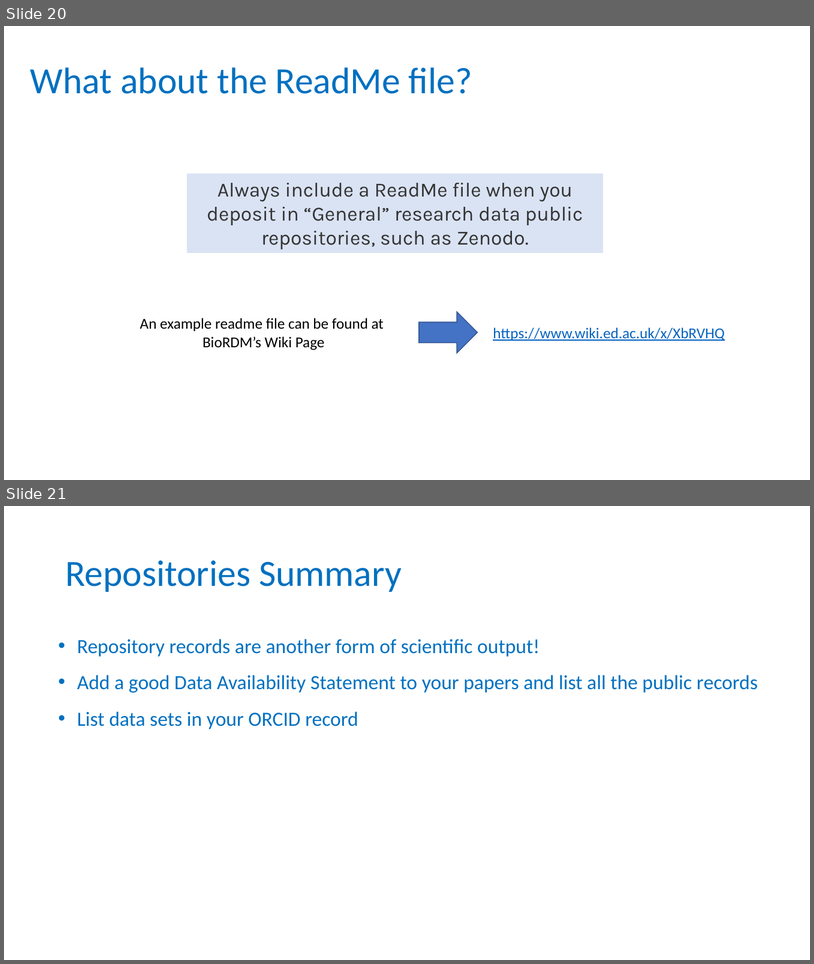
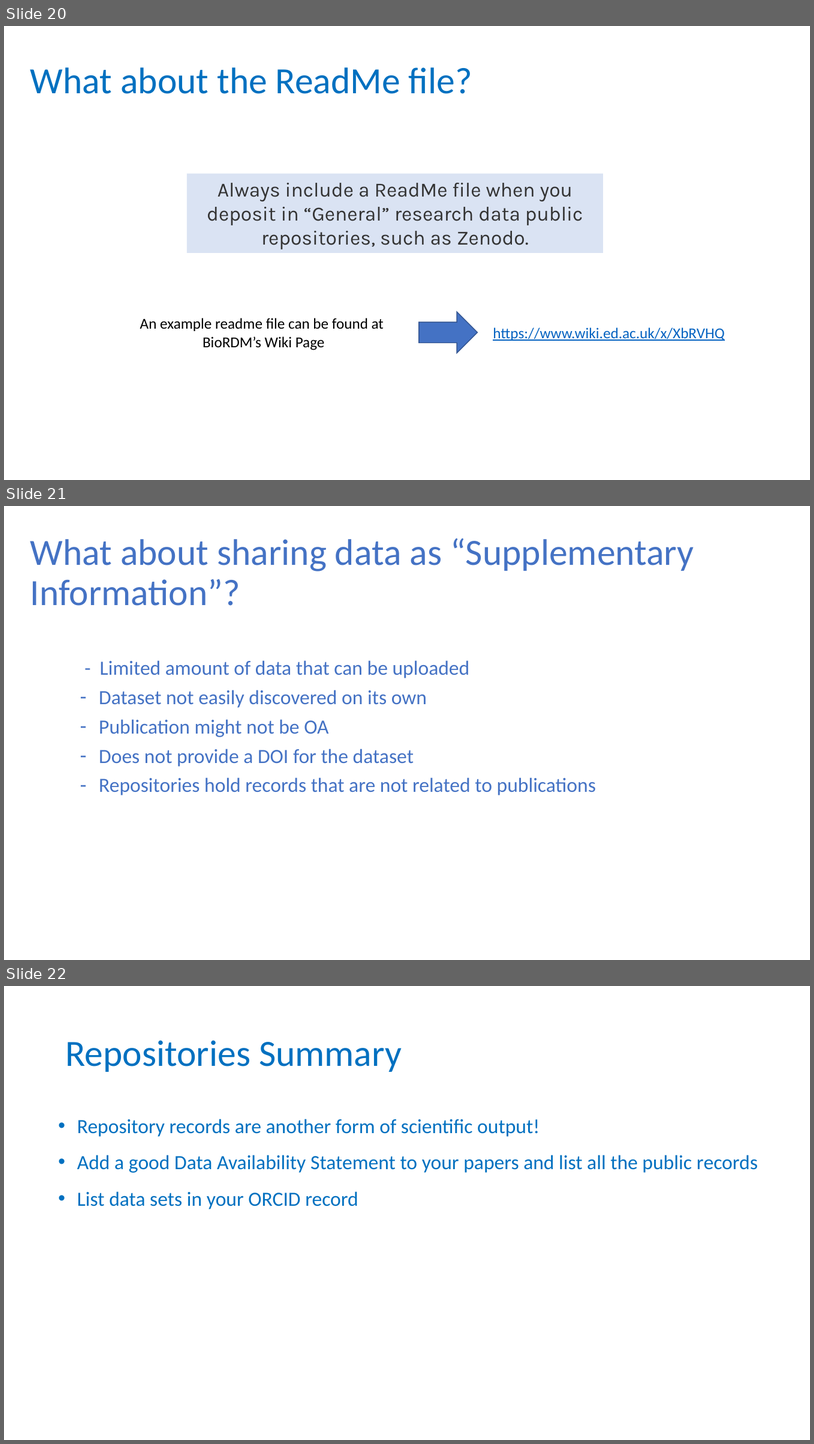
Before and after one commit to tzielins/private-fair-for-busy-biologists, a slide deck: instructors/06-Repositories_v3.1.pptx. Shown one above the other, each under a label of ours: slides 20 and 21 before the commit, slides 20, 21 and 22 after it. The pictures are 814x964 and 814x1444 pixels, drawn with LibreOffice and Linux fonts; fonts in the diff are those of the drawing; background and template pictures are left out. Boxes give left, top, right and bottom in pixels: in the first picture for what was removed or moved away, otherwise in the second. Text is boxed around its words. In the diff, an @@ line names an element or a change of style, - is before the commit and + after.

Commit message:
added slide about supp info in repo episode

```diff
--- a/instructors/06-Repositories_v3.1.pptx
+++ b/instructors/06-Repositories_v3.1.pptx
@@ slide 21 added at box(4, 506, 810, 960), background #FFFFFF @@
@@ text added at box(30, 538, 694, 606), 44 pt, text #4472C4 @@
+What about sharing data as “Supplementary Information”?
@@ text added at box(99, 660, 596, 795), 24 pt, text #4472C4 @@
+- Limited amount of data that can be uploaded
+– Dataset not easily discovered on its own
+– Publication might not be OA
+– Does not provide a DOI for the dataset
+– Repositories hold records that are not related to publications
@@ what was slide 21 is now slide 22 @@
```
